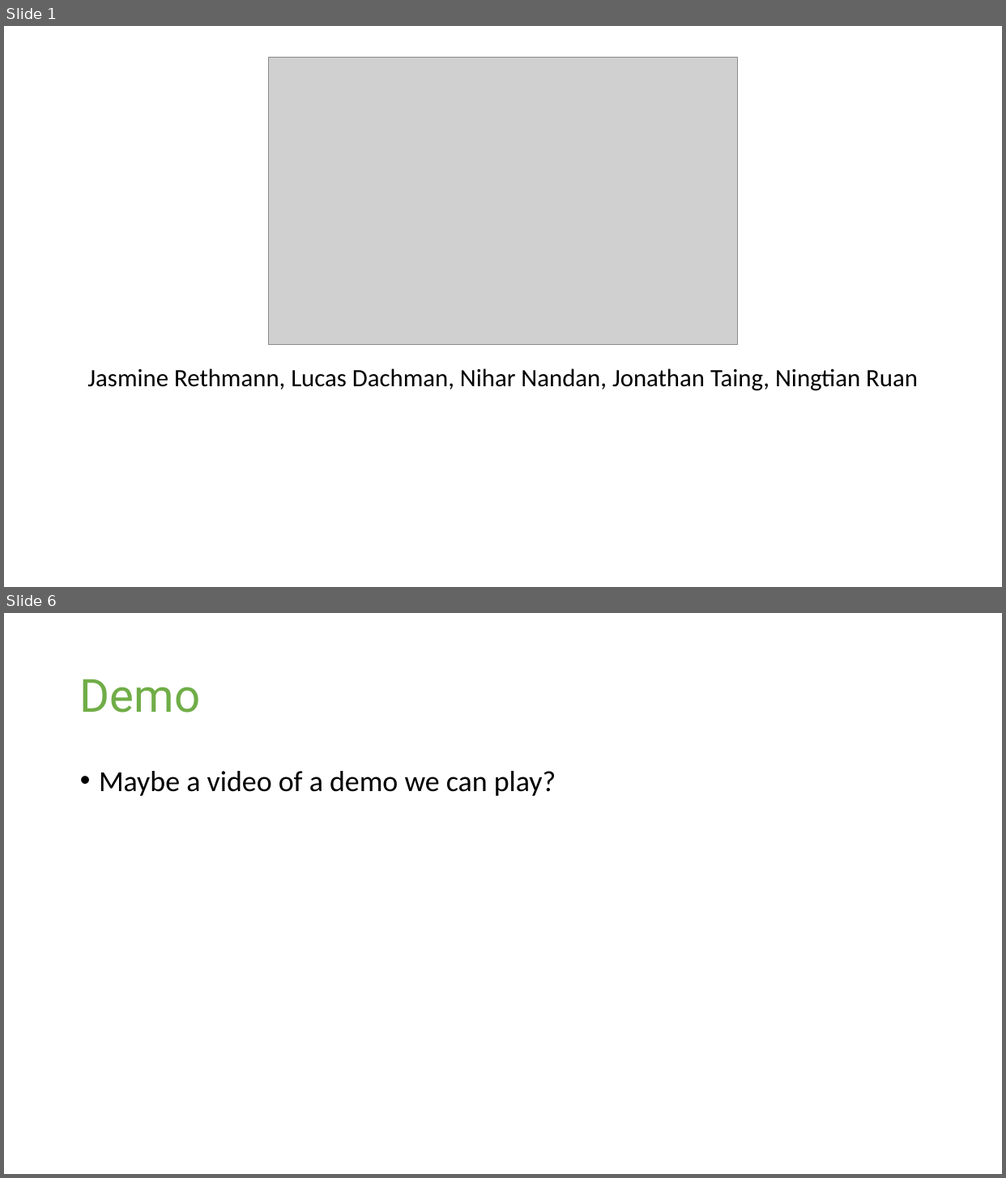
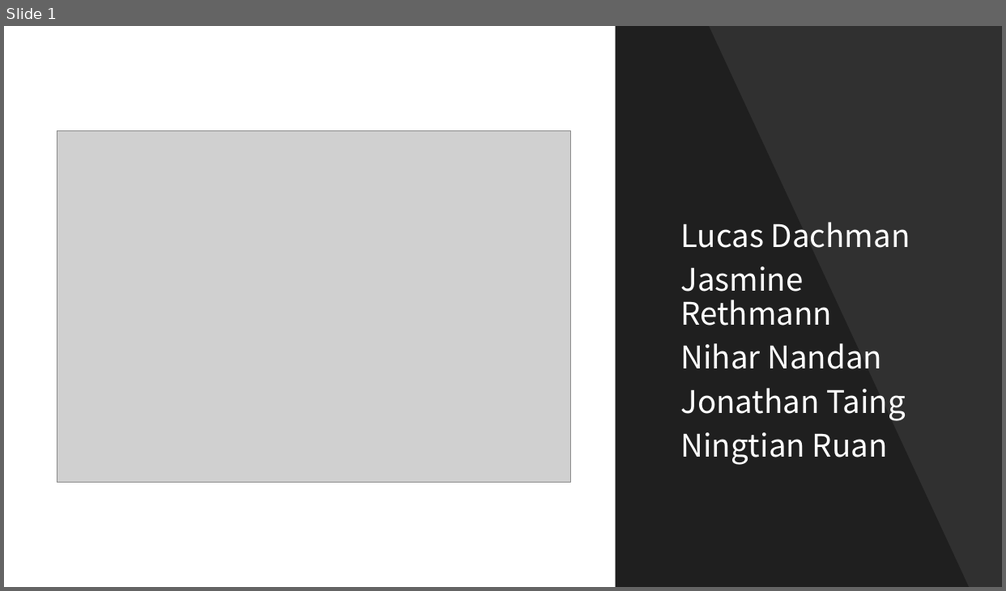
Before and after one commit to Computer-Girl/3308Project, a slide deck: ProjectPresentation.pptx. Shown one above the other, each under a label of ours: slides 1 and 6 before the commit, slide 1 after it; the slides between them are not shown. The pictures are 1006x1178 and 1006x591 pixels, drawn with LibreOffice and Linux fonts; fonts in the diff are those of the drawing; grey boxes stand for pictures. Boxes give left, top, right and bottom in pixels: in the first picture for what was removed or moved away, otherwise in the second. Text is boxed around its words. In the diff, an @@ line names an element or a change of style, - is before the commit and + after.

```diff
--- a/ProjectPresentation.pptx
+++ b/ProjectPresentation.pptx
@@ slide 6 removed at [4, 613, 1002, 1174], background #FFFFFF @@
@@ title removed at [80, 679, 201, 713] @@
-Demo
@@ text removed at [99, 771, 556, 796] @@
-• Maybe a video of a demo we can play?
@@ slide 1 changed as well @@
@@ rectangle added at [616, 26, 1002, 587], fill #000000 at 81% opacity @@
@@ freeform shape added at [616, 26, 969, 587], fill #000000 at 35% opacity @@
@@ picture: place and size @@
-picture at [268, 58, 738, 345]
+picture at [57, 130, 570, 483]
@@ subtitle at [680, 222, 910, 465]: text changed; size 24 to 30 pt; font Calibri to Noto Sans CJK KR; text colour #000000 to #FFFFFF @@
-Jasmine Rethmann, Lucas Dachman, Nihar Nandan, Jonathan Taing, Ningtian Ruan
+Lucas Dachman
+Jasmine Rethmann
+Nihar Nandan
+Jonathan Taing
+Ningtian Ruan
```
Also in this commit, not shown: 2 other slides changed, 13 slides added, 2 other slides removed.
